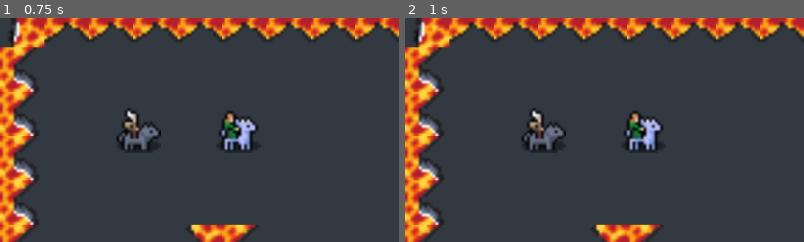
Above: before the commit, frames 1-2 (left to right).
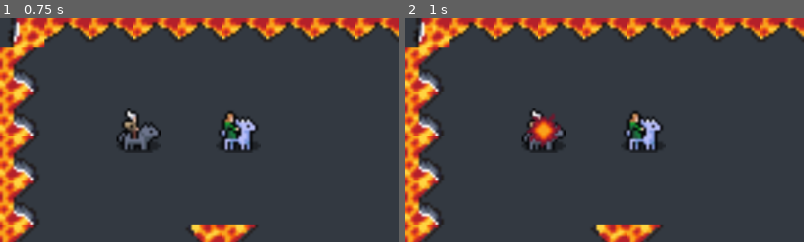
Above: after the commit, the same moments.

Repository: Snayff/not_quite_paradise4
Game: Godot game, scene res://world.tscn
The game is run twice, just before and just after one commit, with the same random seed, the same clock (stepped at 60 frames per second) and the same inputs.
Inputs:
- Up to frame 1 (0.75 s): tap Enter at 0.5 s
- Up to frame 2 (1 s): no input
The pictures show only the part of the screen within x 0-50%, y 3-53%; the shares and areas given below are measured in that part.

Frame 1 is identical in both runs. In frame 2, 0.8% of the frame differs, in the area x 30-40%, y 42-59%.

Commit message:
added node icons

Diff:
--- a/scenes/abcs/combat_active.gd
+++ b/scenes/abcs/combat_active.gd
@@ -1,3 +1,4 @@
+@icon("res://assets/node_icons/combat_active.png")
 ## an active skill used in combat
 class_name CombatActive
 extends Node2D
@@ -16,7 +17,7 @@
 
 @export_category("Travel")
 @export_enum("target", "projectile") var delivery_method: String  ## how the active's effects are delivered
-@export var range: int
+@export var travel_range: int
 
 @export_category("Hit")
 @export var damage: int
@@ -26,28 +27,40 @@
 @export var cooldown: float  ## in seconds
 
 
+var target_actor: CombatActor:
+	set(value):
+		value = value
+var target_position: Vector2  ## NOTE: not used
+
+
 func _ready() -> void:
 	# check for mandatory properties set in editor
 	assert(creator is CombatActor, "Misssing `creator`.")
 	assert(allegiance is Allegiance, "Misssing `allegiance`.")
 	assert(projectile_template is PhysicalProjectile, "Misssing `projectile_template`.")
 
+	creator.target_changed.connect(func(target_actor_: CombatActor):
+		target_actor = target_actor_
+	)
+
 	# config cooldown timer
 	cooldown_timer.wait_time = cooldown
 	cooldown_timer.timeout.connect(cast)
 
 	# config projectile template
+	projectile_template.is_disabled = true
 	projectile_template.damage = damage
-	projectile_template.range = range
+	projectile_template.travel_range = travel_range
 
 	# TODO: add target info to projectile template
 
-func cast(target_actor = null, target_position = null)-> void:
+func cast()-> void:
 	if not target_actor is CombatActor and not target_position is Vector2:
 		push_error("No target given to cast.")
 		return
 
 	var projectile: PhysicalProjectile = projectile_spawner.spawn()
+	projectile.enable()
 	if target_actor is CombatActor:
 		projectile.set_target_actor(target_actor)
 	elif target_position is Vector2:
--- a/scenes/abcs/combat_actor.gd
+++ b/scenes/abcs/combat_actor.gd
@@ -1,13 +1,19 @@
+@icon("res://assets/node_icons/actor.png")
 ## entity that can move and fight in combat
 class_name CombatActor
 extends Node2D
 
 
+signal target_changed(actor: CombatActor)
+
 @onready var health: ResourceComponent = %Health
 @onready var on_hit_flash: FlashComponent = %OnHitFlash
 
 
-@export var target: CombatActor  ## TODO: remove once proper targeting is in
+@export var target: CombatActor:  ## TODO: remove once proper targeting is in
+	set(value):
+		value = value
+		target_changed.emit(target)
 
 func _ready() -> void:
 	if health is ResourceComponent:
--- a/scenes/abcs/physical_projectile.gd
+++ b/scenes/abcs/physical_projectile.gd
@@ -1,3 +1,4 @@
+@icon("res://assets/node_icons/projectile.png")
 ## a projectile with physics
 class_name PhysicalProjectile
 extends Node2D
@@ -14,11 +15,15 @@
 
 var creator: CombatActor  ## who created the projectile
 var damage: int
-var range: int
+var travel_range: int
 
 
 func _ready() -> void:
 	# TODO: ensure hitbox filters for correct targets
+	# Error: E 0:00:02:0114   hitbox.gd:22 @ _on_hurtbox_entered(): Error calling from signal 'hit_hurtbox' to callable: 'Node2D(spawner.gd)::spawn_scene': Cannot convert argument 1 from Object to Vector2.
+  #<C++ Source>   core/object/object.cpp:1140 @ emit_signalp()
+  #<Stack Trace>  hitbox.gd:22 @ _on_hurtbox_entered()
+
 	hitbox_component.hit_hurtbox.connect(on_hit_effect_spawner.spawn_scene.bind(global_position))
 
 	if is_disabled:
@@ -26,7 +31,7 @@
 
 
 func _process(delta: float) -> void:
-	if movement_component.distance_travelled >= range:
+	if movement_component.distance_travelled >= travel_range:
 		death_trigger.activate()
 
 ## wrapper for setting movement component's target actor
@@ -34,8 +39,8 @@
 	movement_component.target_actor = actor
 
 ## wrapper for setting movement component's target position
-func set_target_position(position: Vector2) -> void:
-	movement_component.target_position = position
+func set_target_position(position_: Vector2) -> void:
+	movement_component.target_position = position_
 
 func enable() -> void:
 	process_mode = Node.PROCESS_MODE_PAUSABLE
--- a/scenes/combat_actives/fireblast.tscn
+++ b/scenes/combat_actives/fireblast.tscn
@@ -7,7 +7,6 @@
 projectile_template = NodePath("Fireball")
 valid_targets = 2
 delivery_method = "projectile"
-range = 200
 damage = 1
 cooldown = 1.5
 
--- a/scripts/functionals/allegiance.gd
+++ b/scripts/functionals/allegiance.gd
@@ -1,3 +1,4 @@
+@icon("res://assets/node_icons/allegiance.png")
 ## info regarding the team the actor is on.
 ## updates linked components to reflect the team.
 class_name Allegiance
--- a/scripts/functionals/death_trigger.gd
+++ b/scripts/functionals/death_trigger.gd
@@ -1,3 +1,4 @@
+@icon("res://assets/node_icons/death.png")
 ## actions to trigger on the death of the actor.
 ## handles freeing the actor.
 class_name DeathTrigger
--- a/scripts/functionals/hitbox.gd
+++ b/scripts/functionals/hitbox.gd
@@ -1,10 +1,11 @@
+@icon("res://assets/node_icons/hit.png")
 ## area that deals damage to a Hurtbox.
 class_name HitboxComponent
 extends Area2D
 
 
 # Create a signal for when the hitbox hits a hurtbox
-signal hit_hurtbox(hurtbox)
+signal hit_hurtbox(hurtbox: HurtboxComponent)
 
 
 func _ready():
--- a/scripts/functionals/hurtbox.gd
+++ b/scripts/functionals/hurtbox.gd
@@ -1,3 +1,4 @@
+@icon("res://assets/node_icons/hurt.png")
 ## Area where entity can be hurt.
 class_name HurtboxComponent
 extends Area2D
--- a/scripts/functionals/movement.gd
+++ b/scripts/functionals/movement.gd
@@ -1,3 +1,4 @@
+@icon("res://assets/node_icons/move.png")
 ## apply movement to the actor
 class_name MovementComponent
 extends Node
--- a/scripts/functionals/resource.gd
+++ b/scripts/functionals/resource.gd
@@ -1,3 +1,4 @@
+@icon("res://assets/node_icons/resource.png")
 ## info regarding a changeable value, such as health or mana.
 class_name ResourceComponent
 extends Node
@@ -45,5 +46,5 @@
 func increase(amount: int) -> void:
 	_value = clamp(value + amount, value, max_value)
 
-func set_value(value: int) -> void:
-	_value = value
+func set_value(value_: int) -> void:
+	_value = value_
--- a/scripts/functionals/spawner.gd
+++ b/scripts/functionals/spawner.gd
@@ -1,3 +1,4 @@
+@icon("res://assets/node_icons/spawner.png")
 ## spawn a scene at Spawner position
 class_name SpawnerComponent
 extends Node2D
--- a/scripts/visuals/flash.gd
+++ b/scripts/visuals/flash.gd
@@ -1,3 +1,4 @@
+@icon("res://assets/node_icons/flash.png")
 ## flash the attached sprite
 class_name FlashComponent
 extends Node
--- a/scripts/visuals/scale.gd
+++ b/scripts/visuals/scale.gd
@@ -1,3 +1,4 @@
+@icon("res://assets/node_icons/scale.png")
 ## scale a sprite
 class_name ScaleComponent
 extends Node
--- /dev/null
+++ b/world.gd
@@ -0,0 +1,2 @@
+@icon("res://assets/node_icons/actor.png")
+extends Node2D
--- a/world.tscn
+++ b/world.tscn
@@ -1,5 +1,6 @@
-[gd_scene load_steps=6 format=3 uid="uid://rf7q3r0jhupi"]
+[gd_scene load_steps=7 format=3 uid="uid://rf7q3r0jhupi"]
 
+[ext_resource type="Script" path="res://world.gd" id="1_e5ypc"]
 [ext_resource type="Texture2D" uid="uid://csx5xkiiijtyh" path="res://assets/tiles/lava_caves/LB-Lava-Lake-Main.png" id="1_ml8d5"]
 [ext_resource type="PackedScene" uid="uid://b4xlnewit7p5l" path="res://scenes/combat_actors/wolf_rider.tscn" id="2_1xjme"]
 [ext_resource type="PackedScene" uid="uid://crlrjwg1g5vtc" path="res://scenes/combat_actors/horsey_rider.tscn" id="3_xkt6n"]
@@ -48,6 +49,7 @@
 sources/0 = SubResource("TileSetAtlasSource_pfbyd")
 
 [node name="World" type="Node2D"]
+script = ExtResource("1_e5ypc")
 
 [node name="TileMap" type="TileMap" parent="."]
 tile_set = SubResource("TileSet_hbatt")
Not shown, added: assets/node_icons/actor.png.import
Not shown, added: assets/node_icons/allegiance.png.import
Not shown, added: assets/node_icons/combat_active.png.import
Not shown, added: assets/node_icons/death.png.import
Not shown, added: assets/node_icons/flash.png.import
Not shown, added: assets/node_icons/hit.png.import
Binary file added: assets/node_icons/hurt.png
Not shown, added: assets/node_icons/hurt.png.import
Not shown, added: assets/node_icons/move.png.import
Binary file added: assets/node_icons/projectile.png
Not shown, added: assets/node_icons/projectile.png.import
Binary file added: assets/node_icons/resource.png
(and 5 more such lines)
